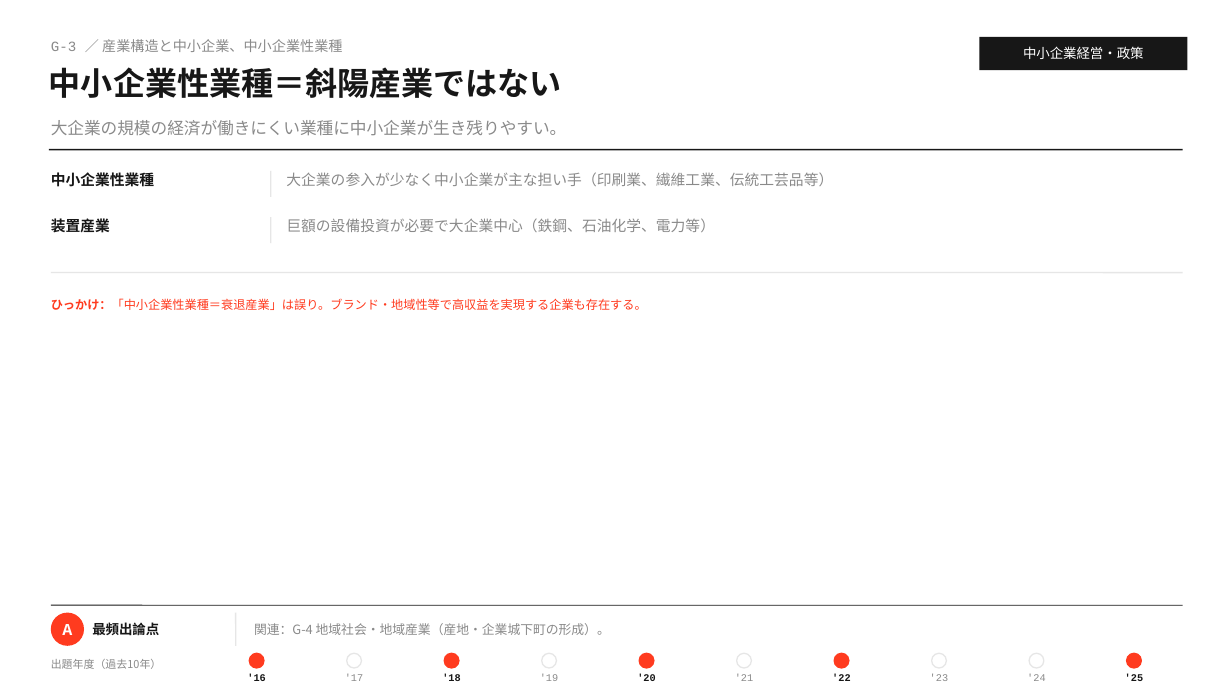
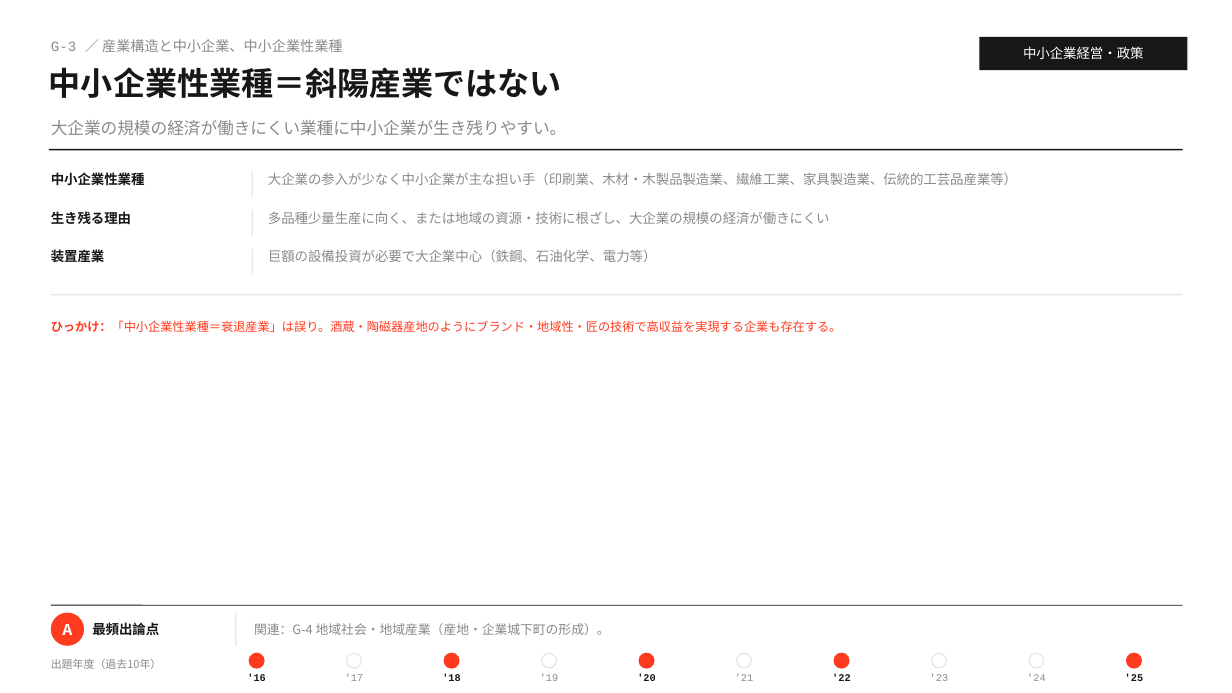
Before and after one commit to MasatoshiSano/SMEC, a slide deck: slide 7 of slides/1st_stage/G_sme_management_policy.pptx. Drawn at 1232x693 pixels with LibreOffice and Linux fonts; fonts in the diff are those of the drawing. Boxes give left, top, right and bottom in pixels: in the first picture for what was removed or moved away, otherwise in the second. Text is boxed around its words. In the diff, an @@ line names an element or a change of style, - is before the commit and + after.

```diff
--- a/slides/1st_stage/G_sme_management_policy.pptx
+++ b/slides/1st_stage/G_sme_management_policy.pptx
@@ line moved from (271, 171) - (271, 197) to (252, 171) - (252, 197) @@
@@ text at <box>268,173,1017,185</box>: text changed; size 11.5 to 10.5 pt @@
-大企業の参入が少なく中小企業が主な担い手（印刷業、繊維工業、伝統工芸品等）
+大企業の参入が少なく中小企業が主な担い手（印刷業、木材・木製品製造業、繊維工業、家具製造業、伝統的工芸品産業等）
@@ text added at <box>51,211,131,225</box>, 10.5 pt, text #171717, bold @@
+生き残る理由
@@ line moved from (271, 217) - (271, 243) to (252, 210) - (252, 236) @@
@@ text added at <box>268,211,830,224</box>, 10.5 pt, text #8A8A8A @@
+多品種少量生産に向く、または地域の資源・技術に根ざし、大企業の規模の経済が働きにくい
@@ size 11.5 to 10.5 pt in 3 elements at <box>51,172,145,185</box>, <box>268,250,657,262</box>, <box>51,247,105,265</box> @@
@@ text "装置産業": place and size @@
-text "装置産業" at <box>51,217,110,236</box>
+text "装置産業" at <box>51,247,105,265</box>
@@ line added from (252, 249) to (252, 274), #E6E6E6 1 pt @@
@@ text "巨額の設備投資が必要で大企業中心（鉄鋼、石油化学、電力等）": place and size @@
-text "巨額の設備投資が必要で大企業中心（鉄鋼、石油化学、電力等）" at <box>286,218,715,232</box>
+text "巨額の設備投資が必要で大企業中心（鉄鋼、石油化学、電力等）" at <box>268,250,657,262</box>
@@ line moved from (51, 273) - (1183, 273) to (51, 295) - (1183, 295) @@
@@ text at <box>51,320,842,332</box>: text changed @@
-ひっかけ：「中小企業性業種＝衰退産業」は誤り。ブランド・地域性等で高収益を実現する企業も存在する。
+ひっかけ：「中小企業性業種＝衰退産業」は誤り。酒蔵・陶磁器産地のようにブランド・地域性・匠の技術で高収益を実現する企業も存在する。
```
Also in this commit, not shown: 11 other slides changed, 18 slides added, 2 other files.
